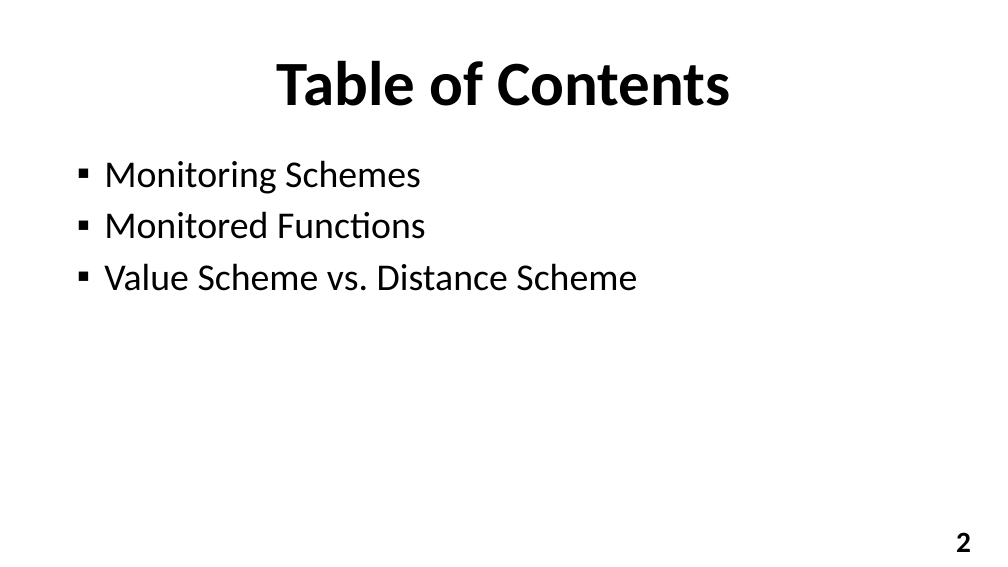
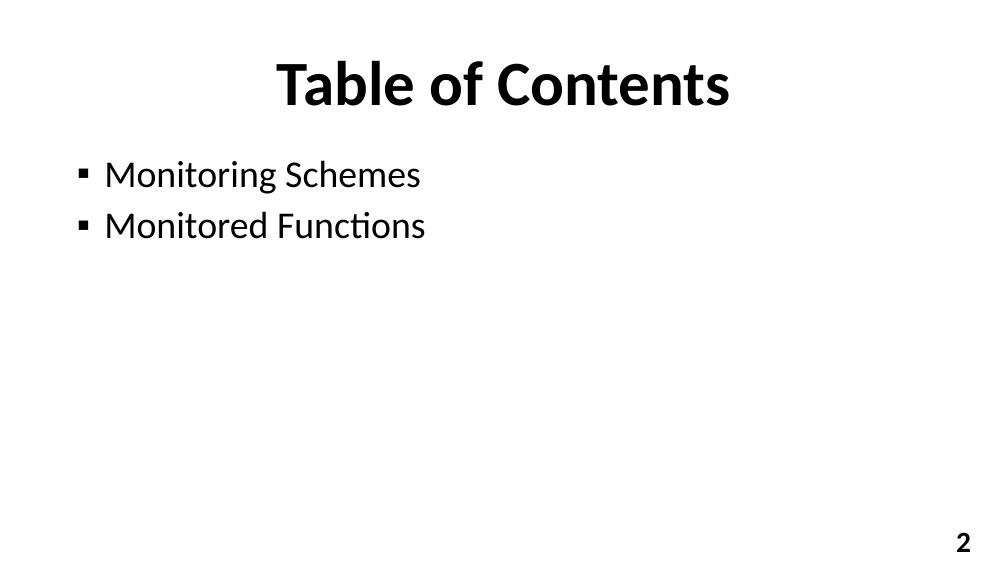
Before and after one commit to YuvalAlf/Distributed-Monitoring, a slide deck: slide 2 of What We Did So Far Dec 2018.pptx. Drawn at 1008x567 pixels with LibreOffice and Linux fonts; fonts in the diff are those of the drawing; background and template pictures are left out. Boxes give left, top, right and bottom in pixels: in the first picture for what was removed or moved away, otherwise in the second. Text is boxed around its words. In the diff, an @@ line names an element or a change of style, - is before the commit and + after.

```diff
--- a/What We Did So Far Dec 2018.pptx
+++ b/What We Did So Far Dec 2018.pptx
@@ text at <box>104,263,637,291</box>: paragraph removed @@
-▪ Value Scheme vs. Distance Scheme
```
Also in this commit, not shown: 10 other slides changed, 2 slides added, 2 slides removed.
